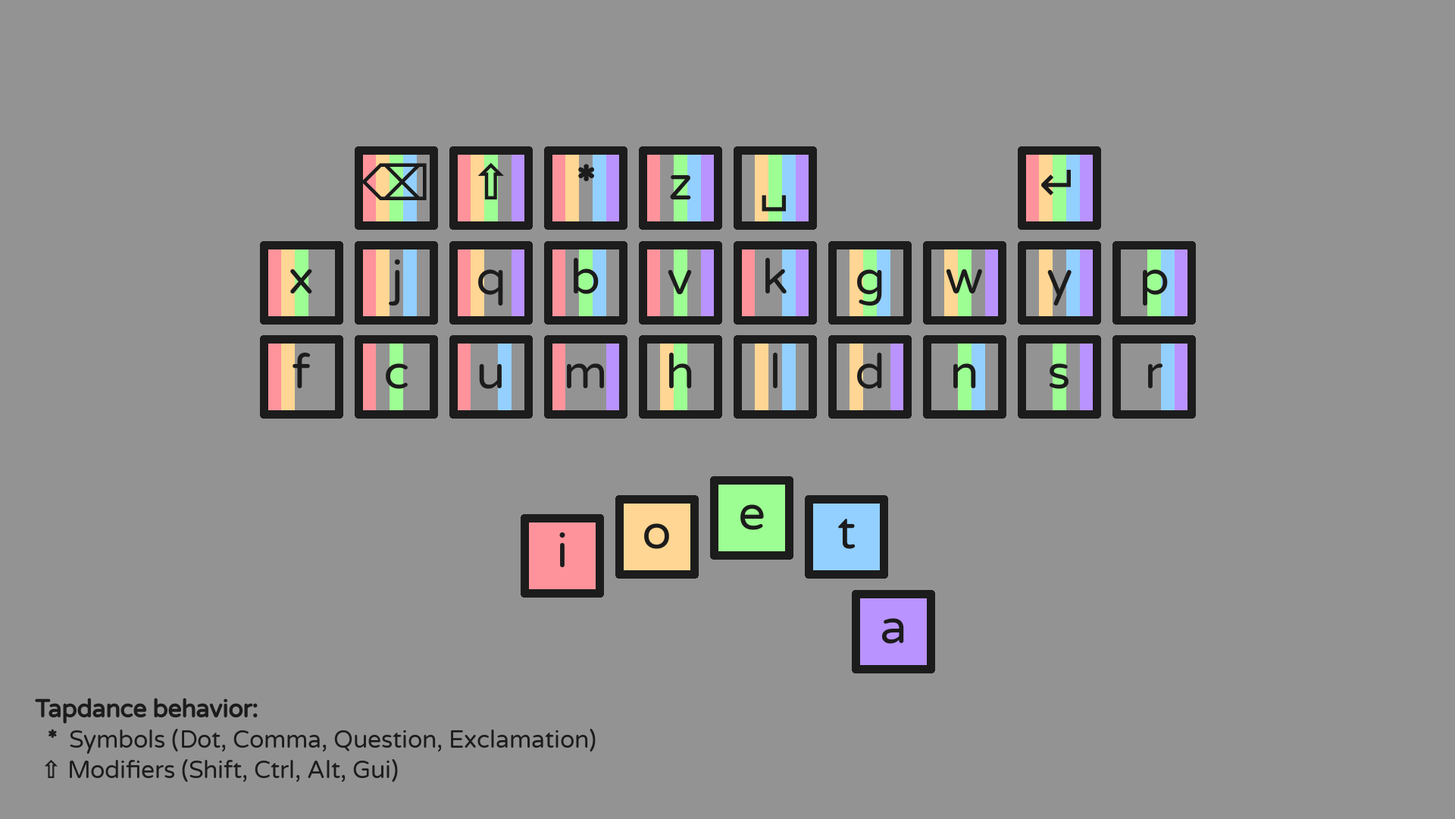
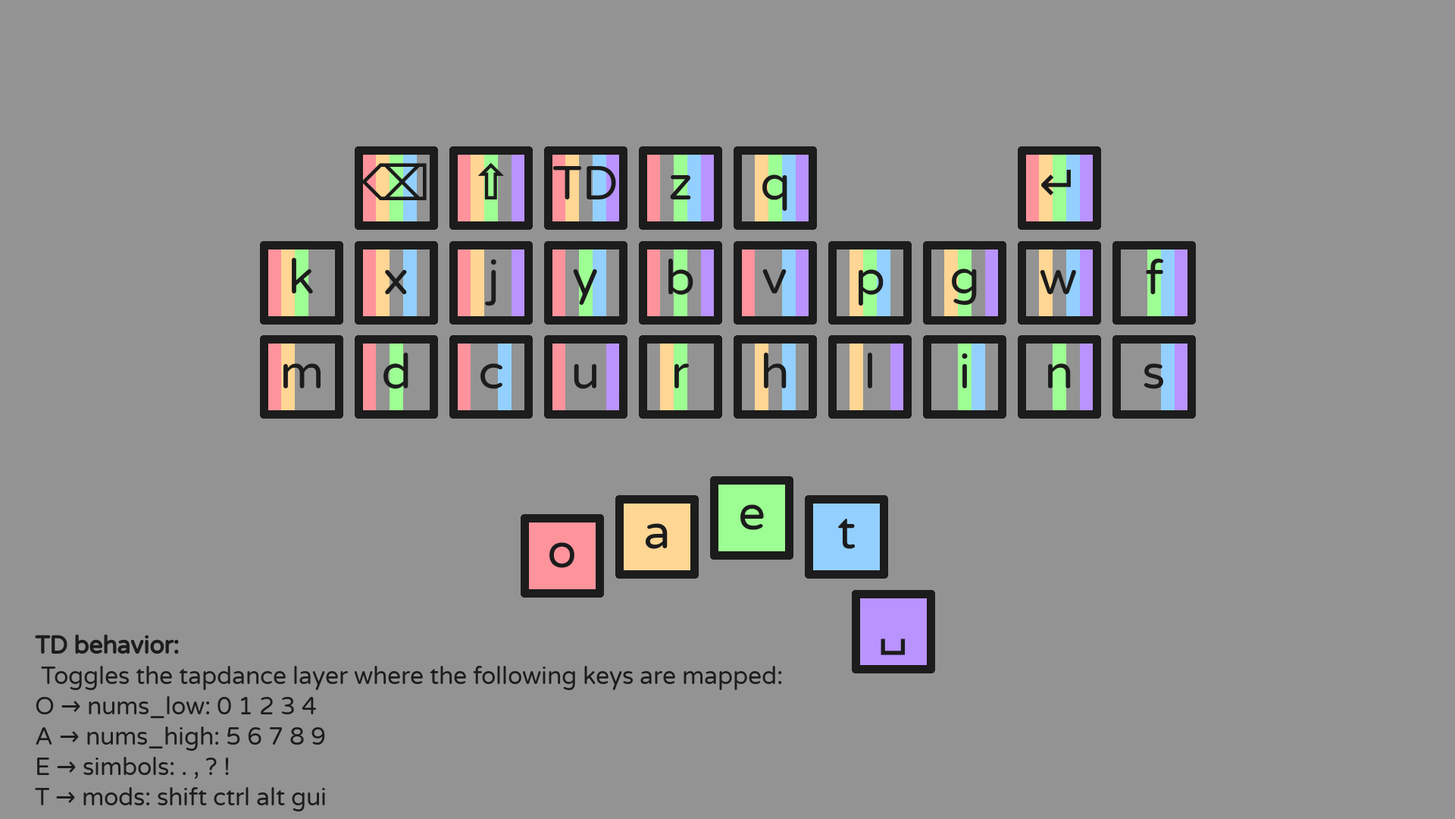
Layer changes from the first 1455x819 image to the second:
renamed "a" to "␣", painted on it over [880, 617, 906, 655]
renamed "o" to "a", painted on it over [644, 523, 670, 549]
renamed "i" to "o #1", painted on it over [549, 532, 575, 568]
renamed "s" to "n", painted on it over [1048, 363, 1072, 389]
renamed "n" to "i", painted on it over [953, 353, 977, 389]
renamed "d" to "l", painted on it over [857, 352, 883, 389]
renamed "l" to "h", painted on it over [764, 352, 787, 389]
renamed "h" to "r", painted on it over [669, 352, 693, 389]
renamed "m" to "u", painted on it over [566, 363, 605, 389]
renamed "c" to "d", painted on it over [383, 352, 409, 389]
renamed "p" to "f", painted on it over [1143, 258, 1169, 306]
renamed "f" to "m", painted on it over [283, 352, 321, 389]
renamed "y" to "w", painted on it over [1039, 269, 1077, 306]
renamed "w" to "g", painted on it over [945, 268, 983, 305]
renamed "g" to "p", painted on it over [857, 269, 884, 306]
renamed "k" to "v", painted on it over [762, 257, 787, 294]
renamed "v" to "b", painted on it over [667, 258, 694, 295]
renamed "q" to "j", painted on it over [478, 259, 504, 306]
renamed "x" to "k", painted on it over [290, 257, 314, 294]
renamed "*" to "TD", painted on it over [552, 163, 617, 200]
renamed "j" to "x", painted on it over [385, 259, 408, 306]
renamed "Tapdance behavior: ..." to "TD behavior: ...", painted on it over [34, 633, 783, 812]
renamed "␣" to "q #1", painted on it over [761, 174, 788, 212]
renamed "b" to "y", painted on it over [573, 257, 599, 305]
…and 2 more changes (2 painted, 2 renamed)
